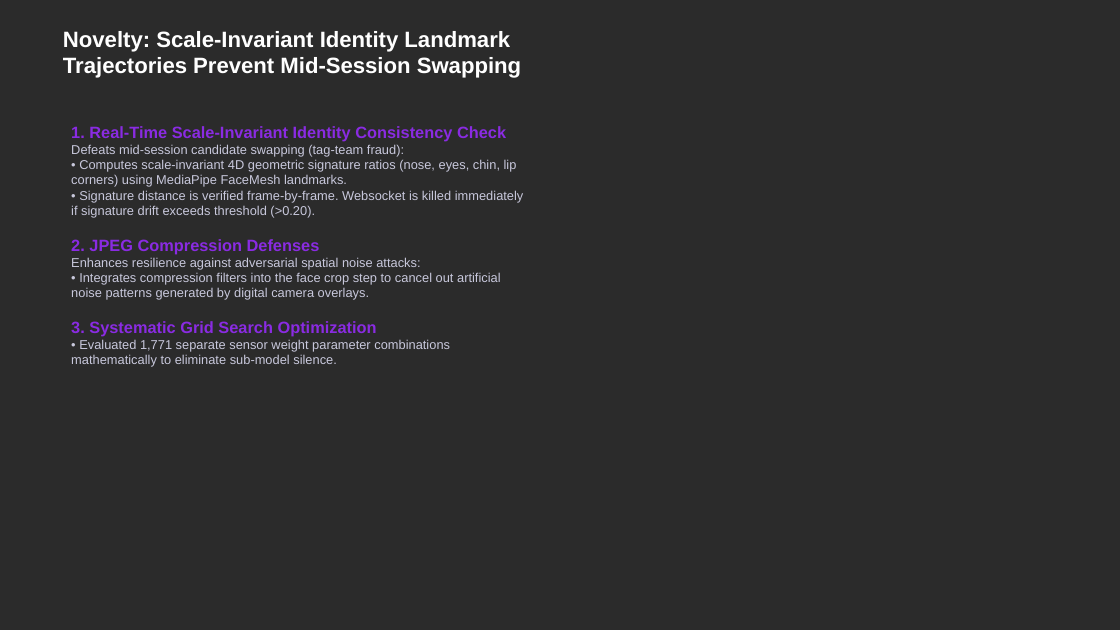
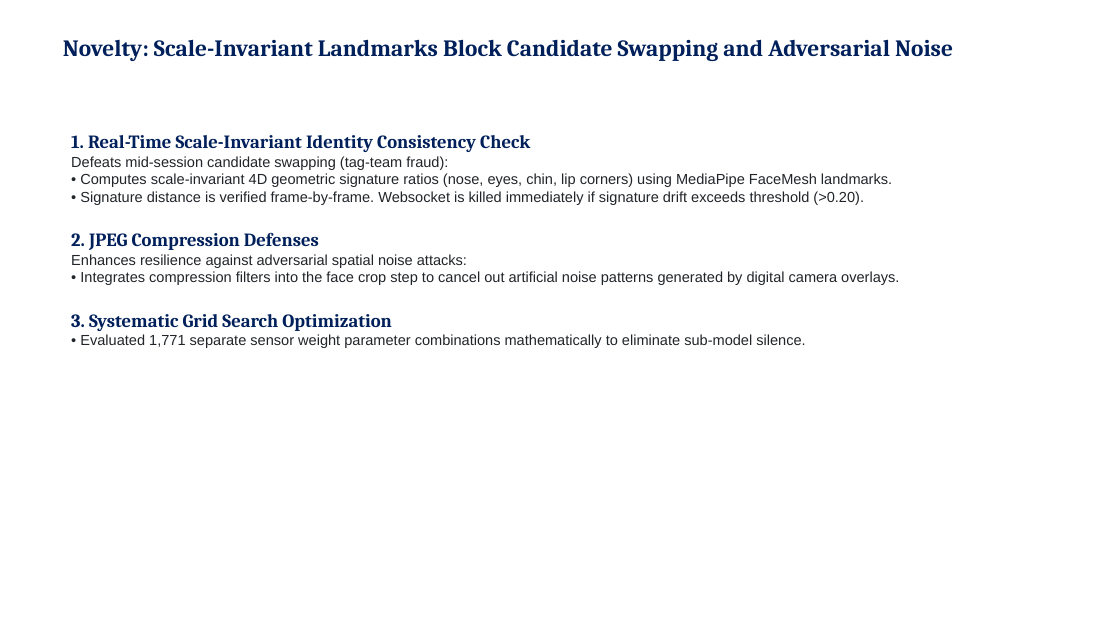
Before and after one commit to sthavirpunwatkar/SHIELD-Secure-Human-Identity-Liveness-Evaluation-Detection, a slide deck: slide 6 of reports/cdac_project_review.pptx. Drawn at 1120x630 pixels with LibreOffice and Linux fonts; fonts in the diff are those of the drawing; background and template pictures are left out; a plain dark background stands for a picture behind light text. Boxes give left, top, right and bottom in pixels: in the first picture for what was removed or moved away, otherwise in the second. Text is boxed around its words. In the diff, an @@ line names an element or a change of style, - is before the commit and + after.

Commit message:
docs: Completely build McKinsey consulting style slides from scratch with pure typography layout

```diff
--- a/reports/cdac_project_review.pptx
+++ b/reports/cdac_project_review.pptx
@@ background picture (left out) to #FFFFFF @@
@@ text at (x1=63, y1=39, x2=953, y2=61): text changed; size 19 to 20 pt; font Arial to Cambria; text colour #FFFFFF to #00205B @@
-Novelty: Scale-Invariant Identity Landmark Trajectories Prevent Mid-Session Swapping
+Novelty: Scale-Invariant Landmarks Block Candidate Swapping and Adversarial Noise
@@ text "1. Real-Time Scale-Invariant Identity Consistency ..." moved from (x1=71, y1=126, x2=524, y2=367) to (x1=71, y1=135, x2=899, y2=348) @@
@@ text "1. Real-Time Scale-Invariant Identity Consistency ..." at (x1=71, y1=135, x2=899, y2=348): size 14 to 16 pt, font Arial to Cambria, text colour #8A2BE2 to #00205B in "1. Real-Time Scale-Invariant Identity Consistency Check", "2. JPEG Compression Defenses", "3. Systematic Grid Search Optimization"; size 11 to 12.5 pt, text colour #C8C8DC to #212529 in "Defeats mid-session candidate swapping (tag-team fraud): • ...", "Enhances resilience against adversarial spatial noise attack ...", "• Evaluated 1,771 separate sensor weight parameter ..."; more space between paragraphs @@
```
Also in this commit, not shown: 6 other slides changed, 1 other file.
